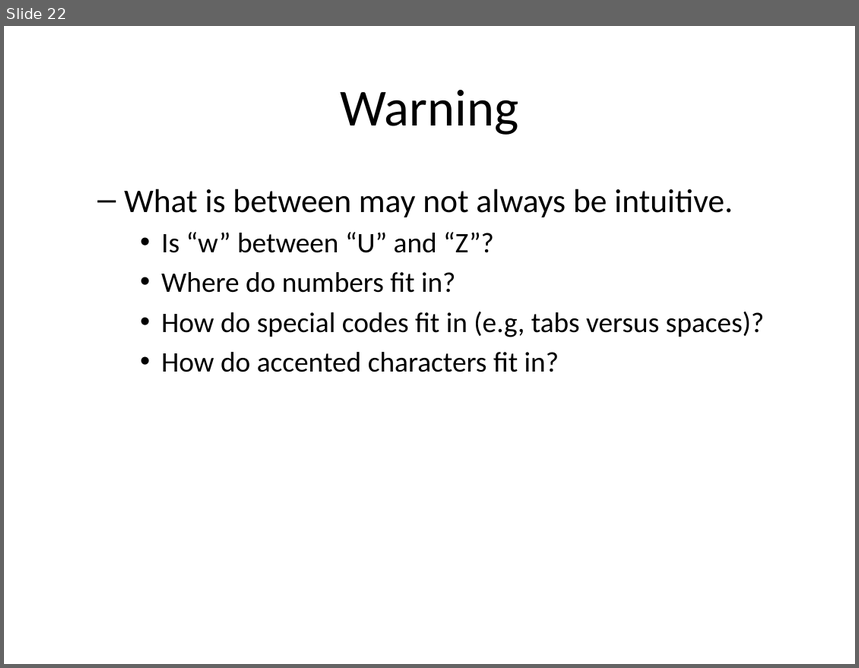
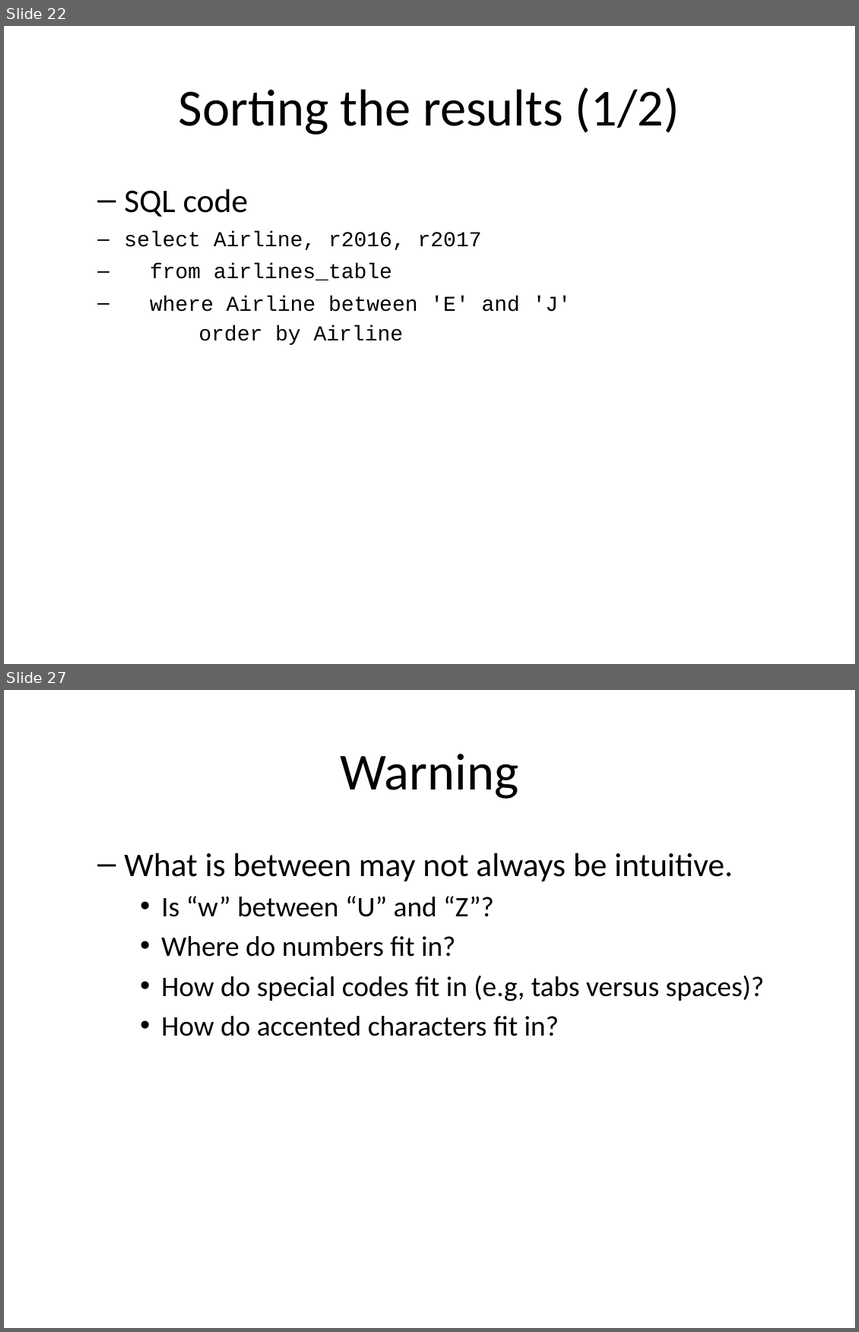
Before and after one commit to pmean/introduction-to-sql, a slide deck: src/where.pptx. Shown one above the other, each under a label of ours: slide 22 before the commit, slides 22 and 27 after it; the slides between them are not shown. The pictures are 859x668 and 859x1332 pixels, drawn with LibreOffice and Linux fonts; fonts in the diff are those of the drawing. Boxes give left, top, right and bottom in pixels: in the first picture for what was removed or moved away, otherwise in the second. Text is boxed around its words. In the diff, an @@ line names an element or a change of style, - is before the commit and + after.

```diff
--- a/src/where.pptx
+++ b/src/where.pptx
@@ slide 22 added at <box>4,26,855,664</box>, background #FFFFFF @@
@@ title added at <box>179,88,680,135</box>, 44 pt, text #000000 @@
+Sorting the results (1/2)
@@ text added at <box>124,189,571,345</box>, 18 pt, text #000000 @@
+  – SQL code
+select Airline, r2016, r2017
+from airlines_table
+where Airline between 'E' and 'J'
+order by Airline
@@ what was slide 22 is now slide 27 @@
```
Also in this commit, not shown: 5 slides changed, 8 other slides added, 1 slide removed, 6 other files.
